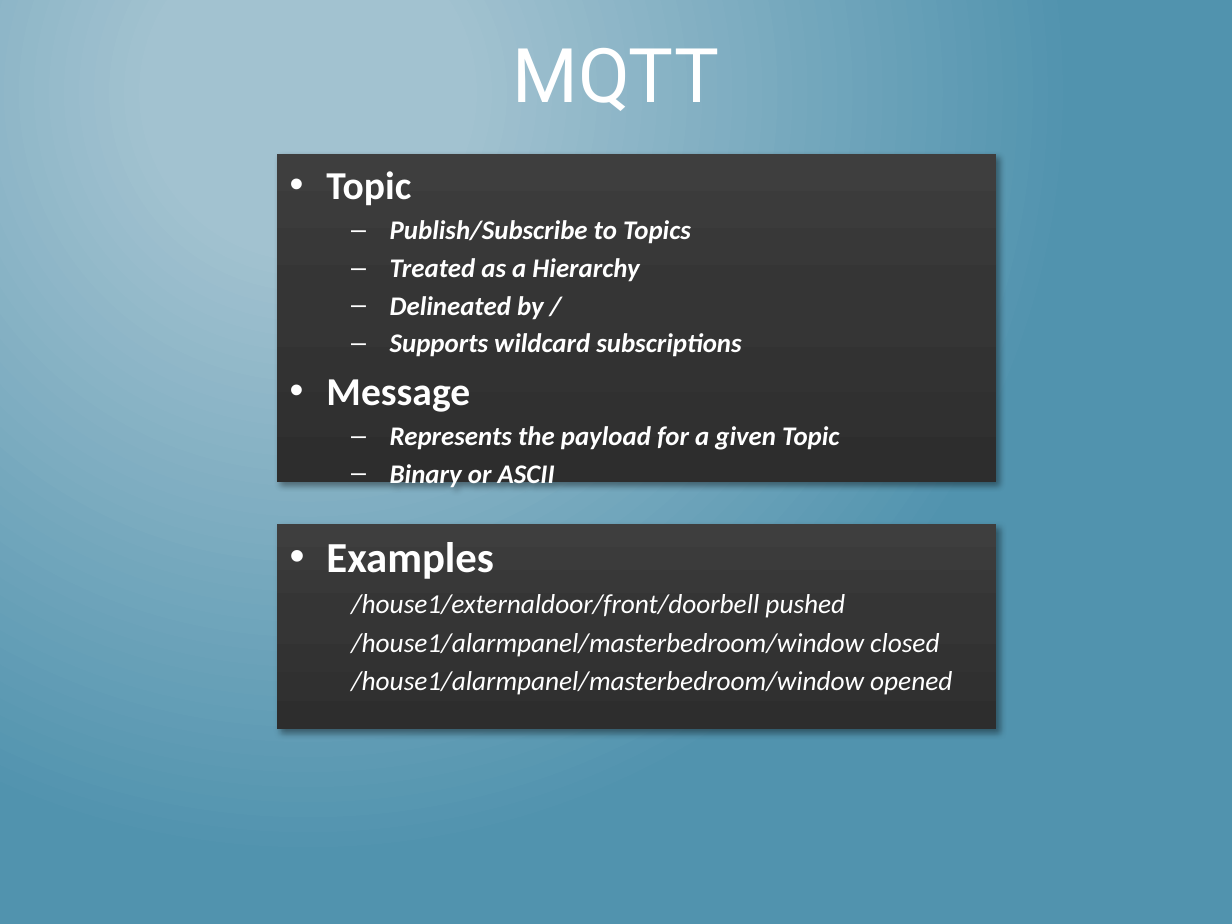
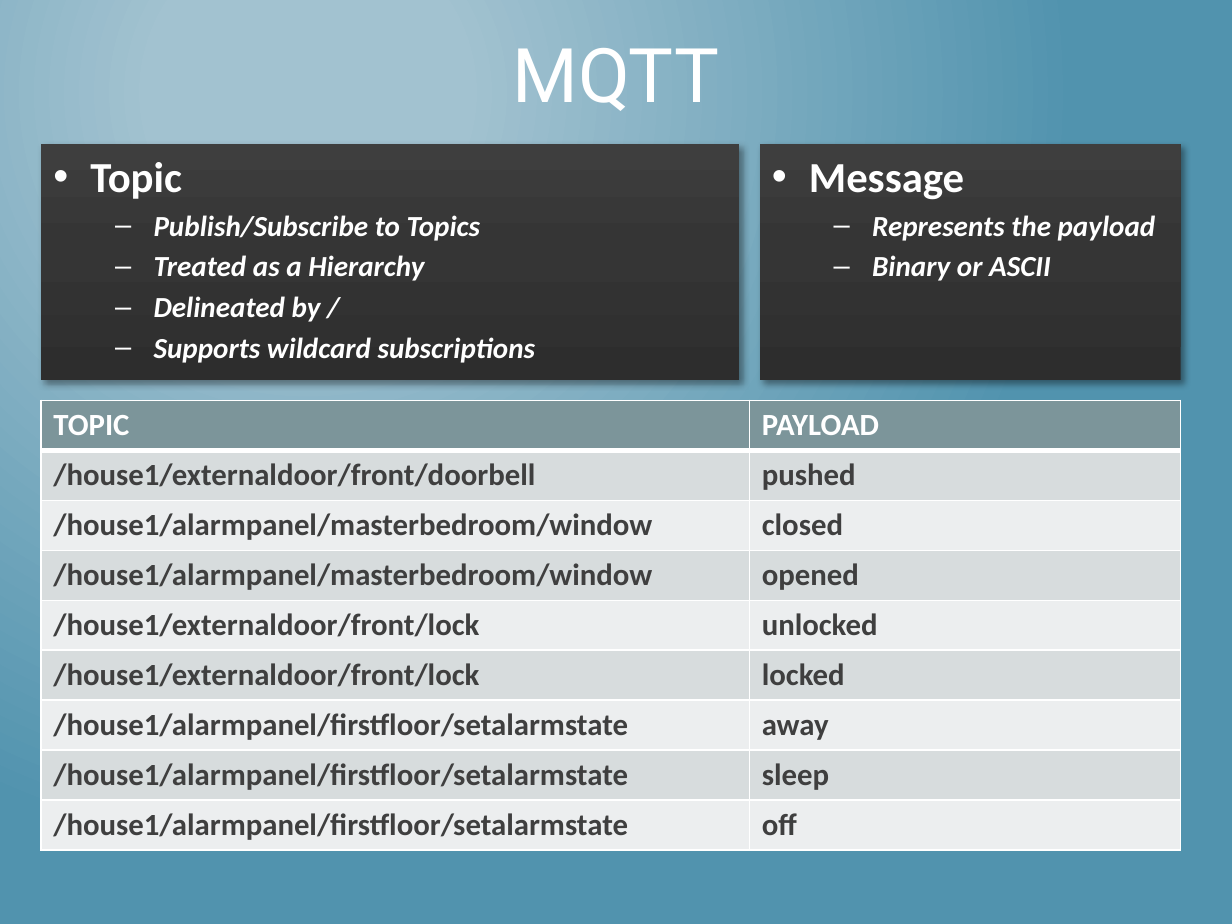
Before and after one commit to mlinnen/CloudHomeSecurity, a slide deck: slide 13 of docs/InternetOfThings_Part1.pptx. Drawn at 1232x924 pixels with LibreOffice and Linux fonts; fonts in the diff are those of the drawing. Boxes give left, top, right and bottom in pixels: in the first picture for what was removed or moved away, otherwise in the second. Text is boxed around its words. In the diff, an @@ line names an element or a change of style, - is before the commit and + after.

Commit message:
Updated the powerpoint

```diff
--- a/docs/InternetOfThings_Part1.pptx
+++ b/docs/InternetOfThings_Part1.pptx
@@ text "Topic": place and size @@
-text "Topic" at <box>277,154,995,483</box>
+text "Topic" at <box>41,144,739,381</box>
@@ text "Topic" at <box>41,144,739,381</box>: size 23.1 to 25 pt in "Topic"; size 15.7 to 17 pt @@
@@ rectangle added at <box>760,144,1181,381</box>, fill gradient #2E2E2E to #363636 to #3E3E3E, 17 pt, text #FFFFFF, bold, italic @@
+• Message
+  – Represents the payload
+  – Binary or ASCII
@@ text at <box>326,379,839,490</box>: paragraphs removed @@
-• Message
-  – Represents the payload for a given Topic
-  – Binary or ASCII
@@ table added at <box>41,400,1180,850</box>, 9 rows, 2 columns @@
+TOPIC | PAYLOAD
+/house1/externaldoor/front/doorbell | pushed
+/house1/alarmpanel/masterbedroom/window | closed
+/house1/alarmpanel/masterbedroom/window | opened
+/house1/externaldoor/front/lock | unlocked
+/house1/externaldoor/front/lock | locked
+/house1/alarmpanel/firstfloor/setalarmstate | away
+/house1/alarmpanel/firstfloor/setalarmstate | sleep
+/house1/alarmpanel/firstfloor/setalarmstate | off
@@ rectangle removed at <box>277,524,995,729</box> @@
-• Examples
-  /house1/externaldoor/front/doorbell pushed
-  /house1/alarmpanel/masterbedroom/window closed
-  /house1/alarmpanel/masterbedroom/window opened
```
Also in this commit, not shown: 8 other slides changed, 1 slide added.
